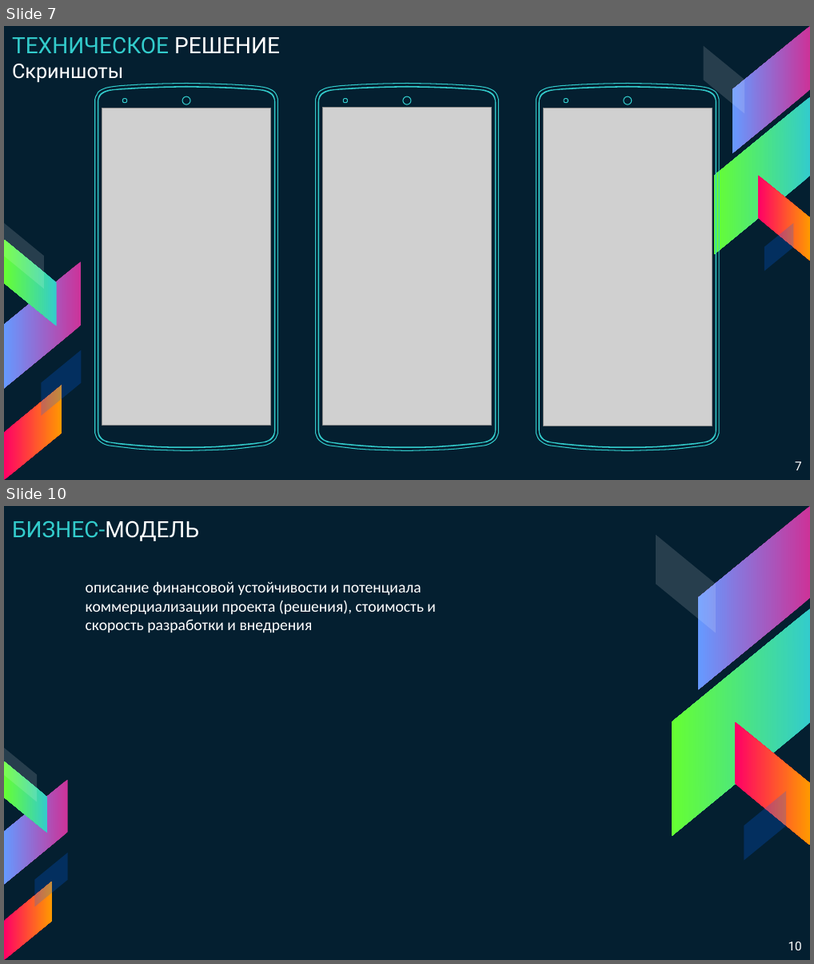
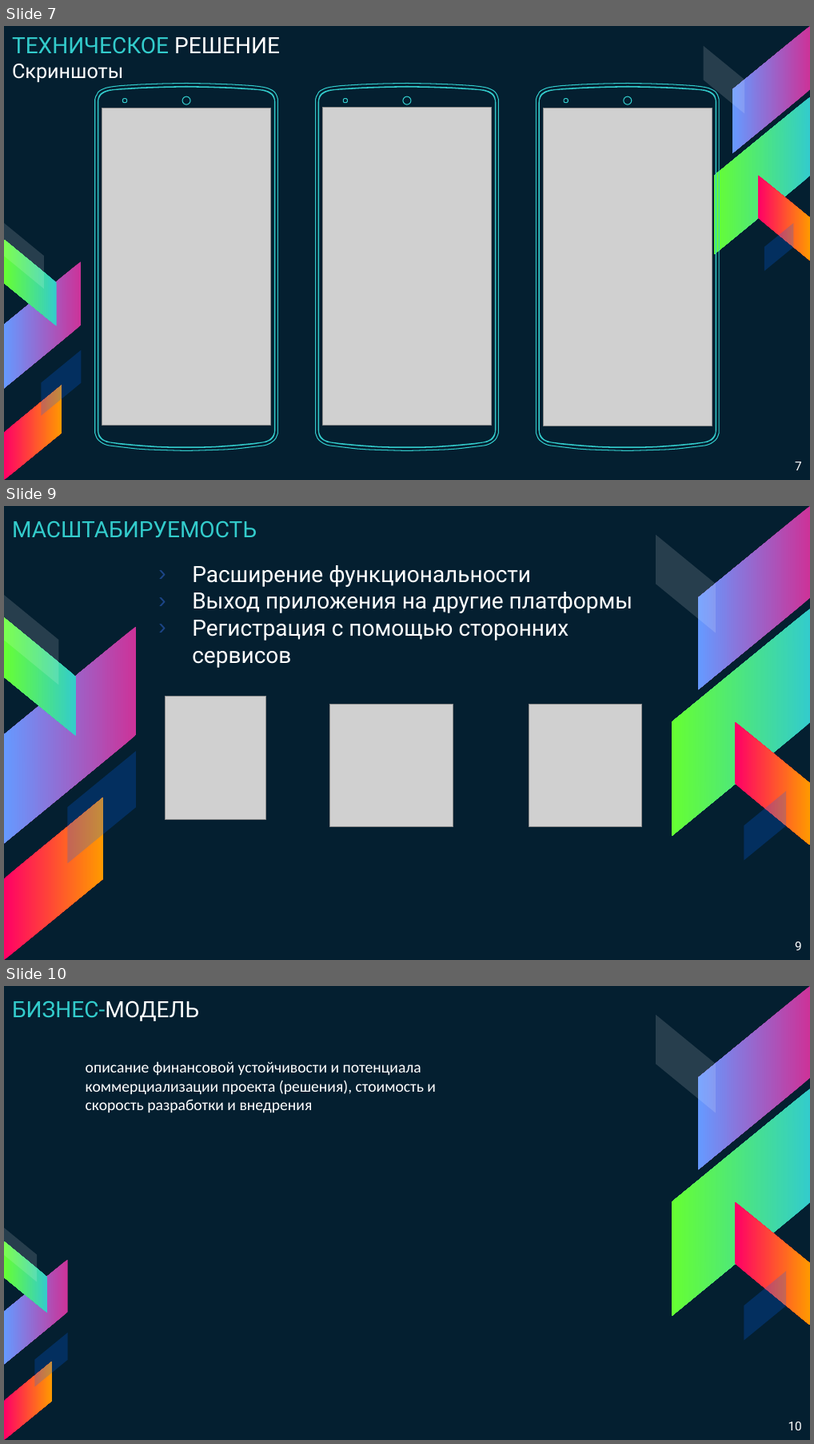
Before and after one commit to adonixis/MFC56, a slide deck: Презентация Выйти из IT.pptx. Shown one above the other, each under a label of ours: slides 7 and 10 before the commit, slides 7, 9 and 10 after it; the slides between them are not shown. The pictures are 814x964 and 814x1444 pixels, drawn with LibreOffice and Linux fonts; fonts in the diff are those of the drawing; grey boxes stand for pictures. Boxes give left, top, right and bottom in pixels: in the first picture for what was removed or moved away, otherwise in the second. Text is boxed around its words. In the diff, an @@ line names an element or a change of style, - is before the commit and + after.

```diff
--- a/Презентация Выйти из IT.pptx
+++ b/Презентация Выйти из IT.pptx
@@ slide 9 added at <box>4,506,810,960</box>, background #041F30; not listed: 5 template elements that a slide beside it also shows @@
@@ text added at <box>12,521,257,538</box>, 20 pt, text #33CCCC @@
+МАСШТАБИРУЕМОСТЬ
@@ text added at <box>192,565,633,668</box>, 20 pt, text #FFFFFF @@
+› Расширение функциональности
+› Выход приложения на другие платформы
+› Регистрация с помощью сторонних сервисов
@@ parallelogram added at <box>4,595,58,684</box>, fill #FFFFFF at 14% opacity @@
@@ parallelogram added at <box>4,617,76,736</box>, fill gradient #33CCCC to #66FF33 @@
@@ parallelogram added at <box>5,627,137,844</box>, fill gradient #CC3399 to #6699FF @@
@@ picture added at <box>166,696,266,819</box> @@
@@ picture added at <box>330,704,453,827</box> @@
@@ picture added at <box>530,704,642,827</box> @@
@@ parallelogram added at <box>68,751,136,864</box>, fill #0066FF at 23% opacity @@
@@ parallelogram added at <box>4,798,103,960</box>, fill gradient #FF0066 to #FF9900 @@
@@ page number added at <box>795,941,802,950</box>, 11 pt, text #FFFFFF @@
+9
```
Also in this commit, not shown: 3 slides changed, 1 slide removed.
